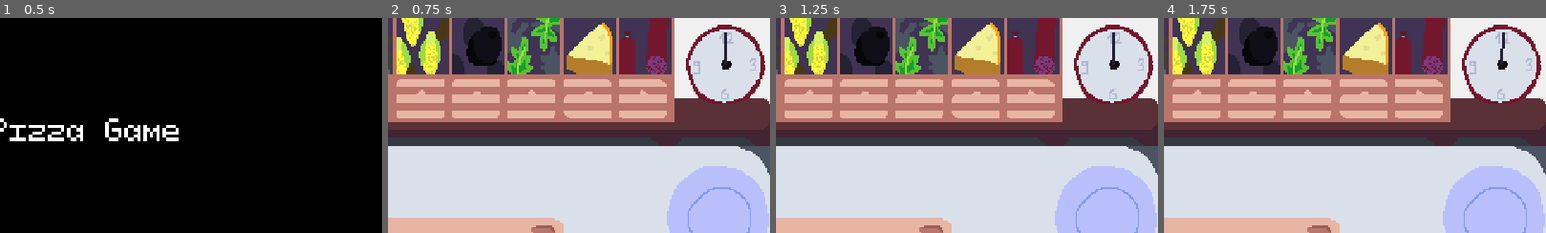
Above: before the commit, frames 1-4 (left to right).
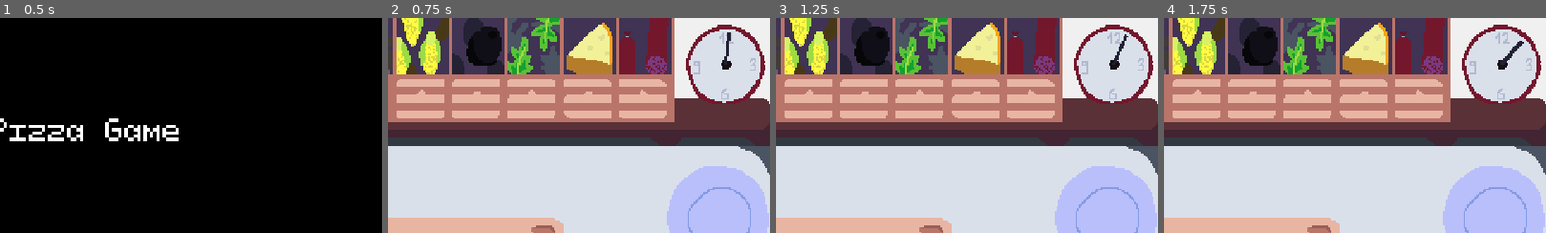
Above: after the commit, the same moments.

Repository: martindzejky/pizza-game
Game: Godot game, scene res://scenes/start.tscn
Two runs of this game, one before a commit and one after it. Both use one fixed random seed, a clock stepped at 60 frames per second and the inputs below.
Inputs (mouse positions are % of the whole screen's width and height, from its top left):
- Up to frame 1 (0.5 s): no input
- Up to frame 2 (0.75 s): click "Start" at 0.5 s
- Up to frame 3 (1.25 s): no input
- Up to frame 4 (1.75 s): move the mouse to (12, 15) at 1.27 s; click (12, 15) at 1.42 s
The pictures show only the part of the screen within x 50-100%, y 0-50%; the shares and areas given below are measured in that part.

Frame 1 is identical in both runs. In frame 2, 0.1% of the frame differs, in the area x 88-90%, y 6-18%; in frame 3, 0.2%; in frame 4, 0.3%, in the area x 88-95%, y 6-23%.

Commit message:
forgot to add pictures to the gallery

Diff:
--- a/autoload/pizzas.gd
+++ b/autoload/pizzas.gd
@@ -8,6 +8,12 @@
 # Score pizza based on open orders. Use the best rating order.
 # If there's no order, the score is 0. Scoring is 0 (worst) - 5 (best).
 func score(pizza: Node):
+
+    if pizza.isRaw():
+        # who would eat that...
+        pizza.score = 0
+        print("Raw pizza!")
+        return
 
     var openOrders = get_tree().get_nodes_in_group("order")
 
--- a/objects/clock/clock.tscn
+++ b/objects/clock/clock.tscn
@@ -17,7 +17,7 @@
 offset = Vector2(0, -1)
 
 [node name="timer" type="Timer" parent="."]
-wait_time = 180.0
+wait_time = 10.0
 one_shot = true
 autostart = true
 
--- a/ui/pizza-gallery.gd
+++ b/ui/pizza-gallery.gd
@@ -14,3 +14,5 @@
 
         var stars = picture.get_node("rating/center/stars")
         stars.region_rect.size.x = floor(pizza.score * 16)
+
+        add_child(picture)
